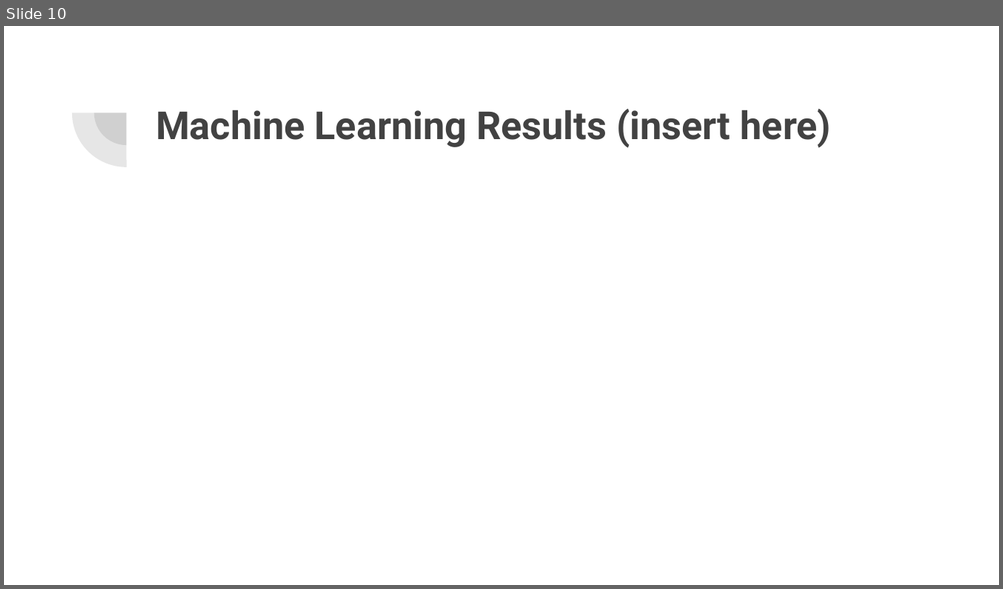
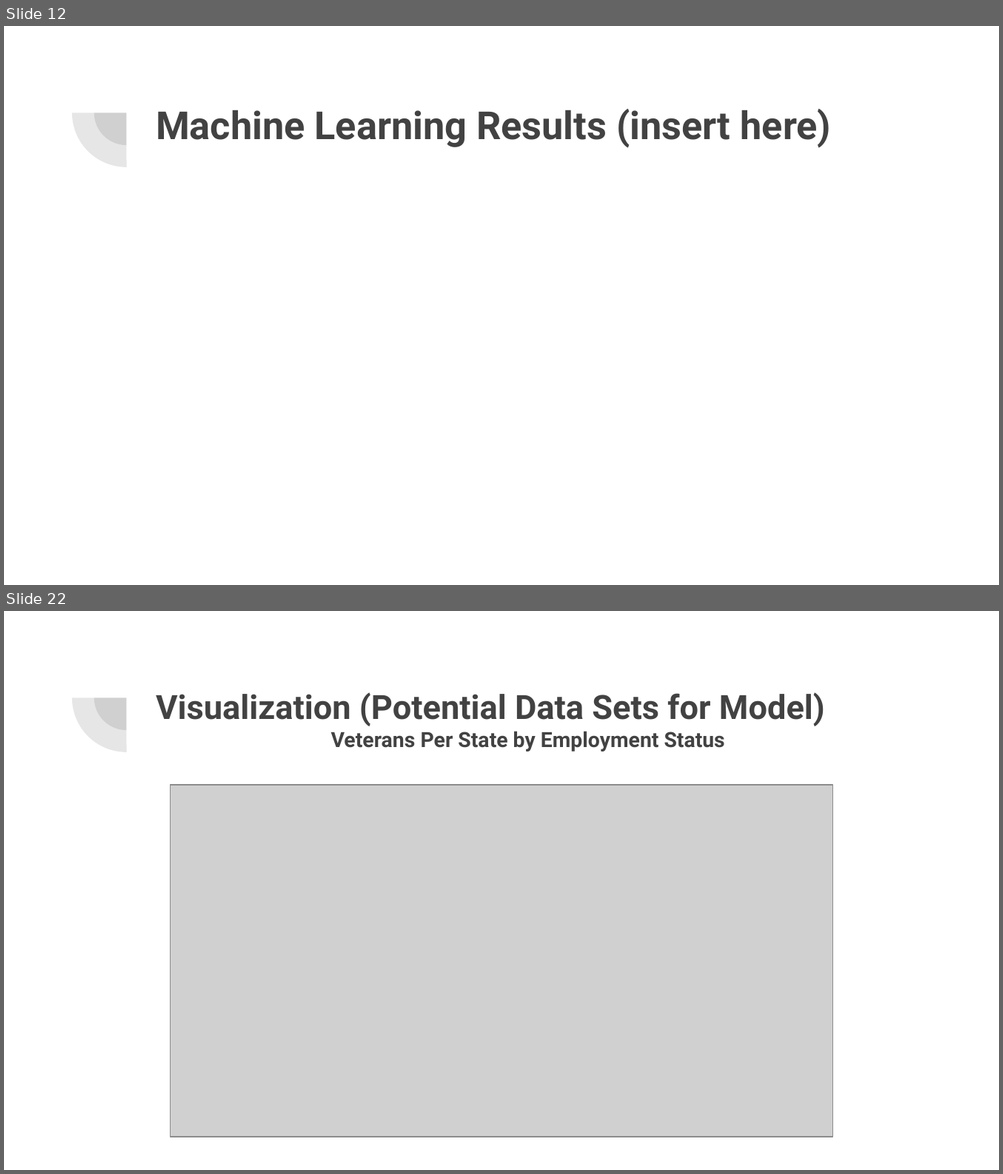
Before and after one commit to staceycatherine/Final_Project, a slide deck: Final Project Google Slides.pptx. Shown one above the other, each under a label of ours: slide 10 before the commit, slides 12 and 22 after it; the slides between them are not shown. The pictures are 1003x589 and 1003x1174 pixels, drawn with LibreOffice and Linux fonts; fonts in the diff are those of the drawing; grey boxes stand for pictures. Boxes give left, top, right and bottom in pixels: in the first picture for what was removed or moved away, otherwise in the second. Text is boxed around its words. In the diff, an @@ line names an element or a change of style, - is before the commit and + after.

```diff
--- a/Final Project Google Slides.pptx
+++ b/Final Project Google Slides.pptx
@@ slide 22 added at (4, 611, 999, 1170), background #FFFFFF; not listed: 2 template elements that a slide beside it also shows @@
@@ title added at (156, 692, 825, 752), 24.2 pt, text #424242, bold @@
+Visualization (Potential Data Sets for Model)
+Veterans Per State by Employment Status
@@ picture added at (170, 785, 833, 1137) @@
@@ what was slide 10 is now slide 12 @@
```
Also in this commit, not shown: 11 other slides added, 2 slides removed.
